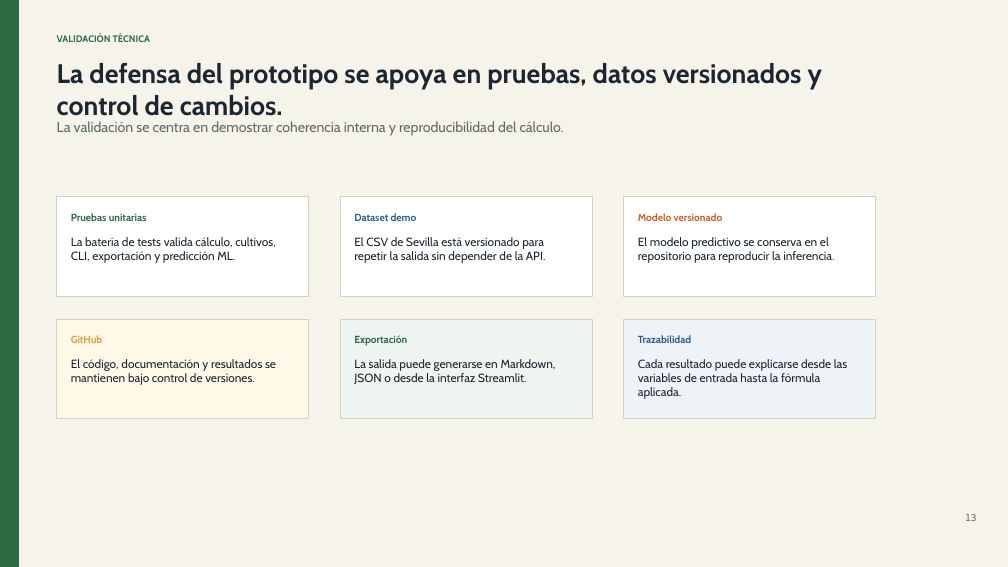
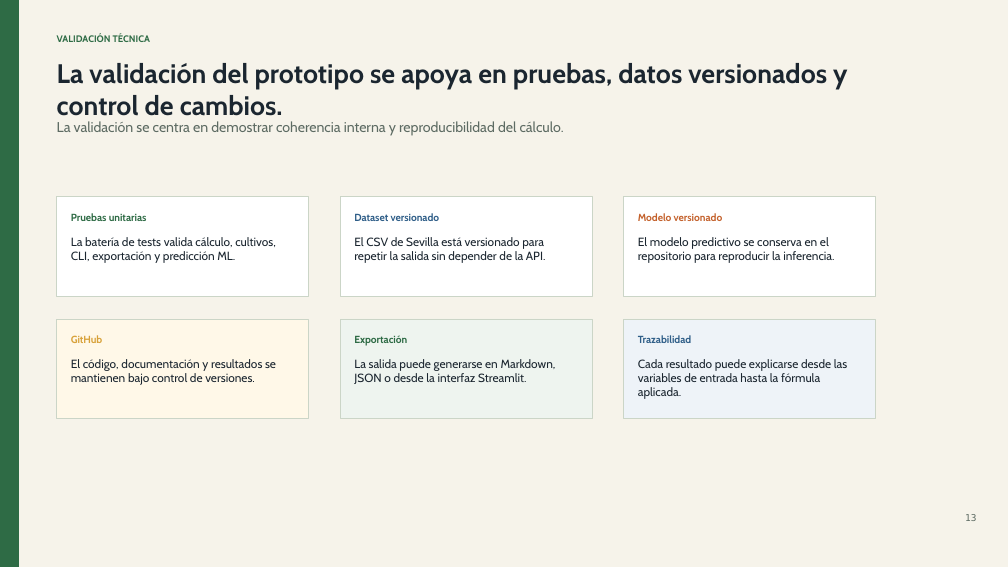
Before and after one commit to romanmaeztu/PI-Agricultura-de-Precisi-n, a slide deck: slide 13 of docs/presentacion_defensa_tfg_riego_jurado.pptx. Drawn at 1008x567 pixels with LibreOffice and Linux fonts; fonts in the diff are those of the drawing. Boxes give left, top, right and bottom in pixels: in the first picture for what was removed or moved away, otherwise in the second. Text is boxed around its words. In the diff, an @@ line names an element or a change of style, - is before the commit and + after.

```diff
--- a/docs/presentacion_defensa_tfg_riego_jurado.pptx
+++ b/docs/presentacion_defensa_tfg_riego_jurado.pptx
@@ text at [57,63,847,122]: text changed @@
-La defensa del prototipo se apoya en pruebas, datos versionados y control de cambios.
+La validación del prototipo se apoya en pruebas, datos versionados y control de cambios.
@@ text at [354,213,440,221]: text changed @@
-Dataset demo
+Dataset versionado
```
Also in this commit, not shown: 9 other slides changed, 9 other files.
